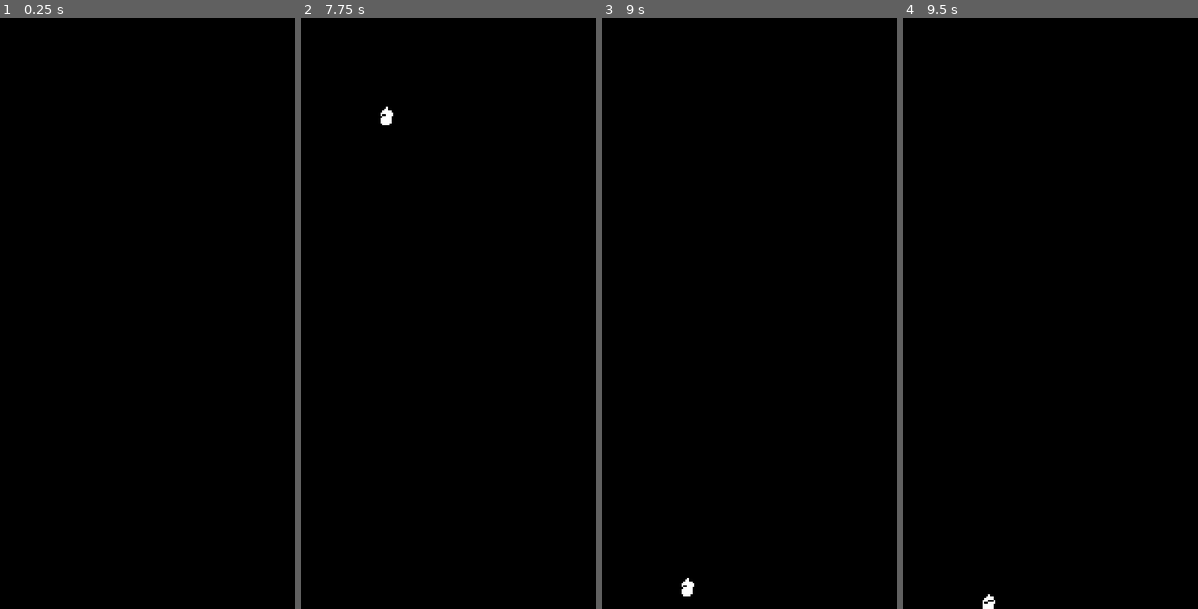
Above: before the commit, frames 1-4 (left to right).
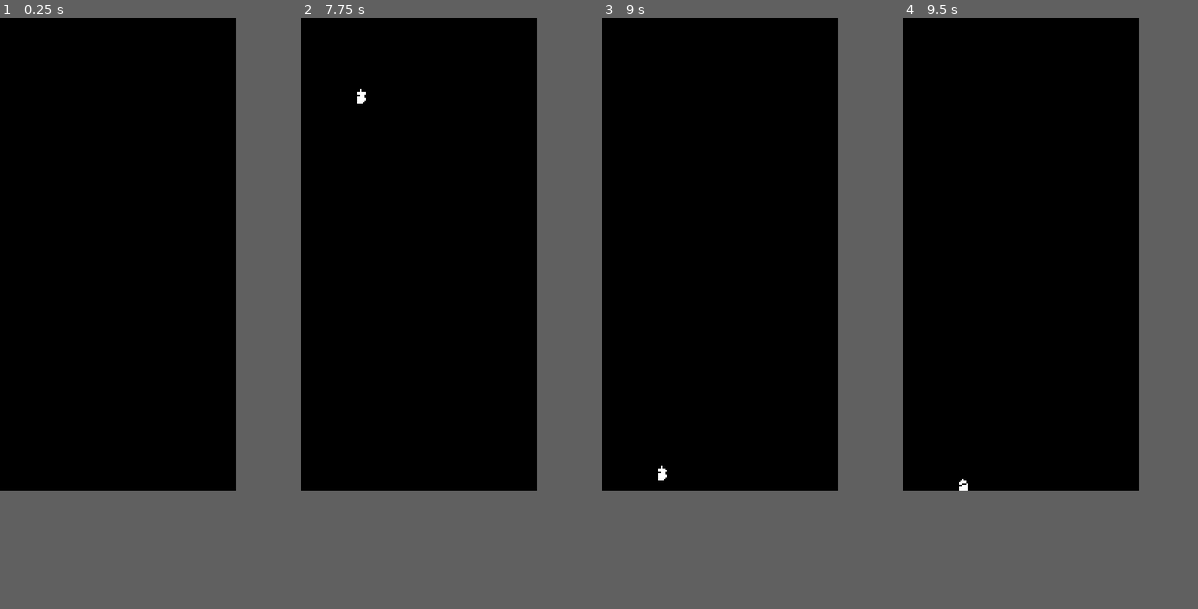
Above: after the commit, the same moments.

Repository: CSD-business/jamathon-2025
Game: Godot game, scene res://scenes/main.tscn
Same seed, same stepped clock (60 frames per second), same inputs: the game is played once before the commit and once after it.
Inputs (mouse positions are in pixels of both pictures, inside the frame that each line leads up to):
- Up to frame 1 (0.25 s): no input
- Up to frame 2 (7.75 s): tap Enter at 0.5 s; move the mouse to (513, 283) at 0.52 s; click (513, 283) at 0.67 s; tap R (reset) every 0.75 s from 1.25 to 4.25 s; move the mouse to (389, 343) at 1.27 s; click (389, 343) at 1.42 s; move the mouse to (478, 183) at 2.02 s; click (478, 183) at 2.17 s; move the mouse to (433, 431) at 2.77 s; click (433, 431) at 2.92 s; move the mouse to (537, 402) at 3.52 s; click (537, 402) at 3.67 s; move the mouse to (360, 224) at 4.27 s; click (360, 224) at 4.42 s; move the mouse to (463, 313) at 5.02 s; click (463, 313) at 5.17 s; move the mouse to (404, 165) at 5.77 s; click (404, 165) at 5.92 s; move the mouse to (513, 283) at 6.52 s; click (513, 283) at 6.67 s; move the mouse to (389, 343) at 7.27 s; click (389, 343) at 7.42 s
- Up to frame 3 (9 s): move the mouse to (779, 183) at 8.02 s; click (779, 183) at 8.17 s; move the mouse to (734, 431) at 8.77 s; click (734, 431) at 8.92 s
- Up to frame 4 (9.5 s): no input
In our replay, the window is 400x800 before the commit and 320x640 after it. These sizes can differ from the game's own. Grey fills any space a smaller window leaves; there, only what the larger window draws over its background counts as a difference.

The runs differ from the first frame. In frame 1, only the window size differs. In frame 2, 0.1% of the frame differs, in the area x 19-32%, y 12-19%; in frame 3, 0.1%; in frame 4, 0.1%.

Commit message:
fix for softlocks

Diff:
--- a/project.godot
+++ b/project.godot
@@ -21,11 +21,11 @@
 
 [display]
 
-window/size/viewport_width=480
-window/size/viewport_height=960
+window/size/viewport_width=320
+window/size/viewport_height=640
 window/stretch/mode="viewport"
 window/stretch/aspect="ignore"
-window/stretch/scale=3.0
+window/stretch/scale=2.0
 window/stretch/scale_mode="integer"
 window/handheld/orientation=1
 
--- a/scenes/main.tscn
+++ b/scenes/main.tscn
@@ -48,7 +48,7 @@
 rotation = 0.0523599
 
 [node name="CollisionShape2D" type="CollisionShape2D" parent="Slides"]
-position = Vector2(-6.67434, -172.44)
+position = Vector2(1.98318, -172.34)
 shape = SubResource("RectangleShape2D_31bj3")
 
 [node name="Slides2" type="StaticBody2D" parent="."]
@@ -75,7 +75,8 @@
 curve = SubResource("Curve2D_hmvmo")
 
 [node name="PathFollow2D" type="PathFollow2D" parent="AcornSpawner"]
-position = Vector2(2.08165e-12, 2.08165e-12)
+position = Vector2(0.294559, 2.08165e-12)
+progress = 0.5
 script = ExtResource("5_sbi76")
 
 [node name="Timer" type="Timer" parent="AcornSpawner"]
--- a/scripts/AcornSpawner.gd
+++ b/scripts/AcornSpawner.gd
@@ -3,9 +3,11 @@
 func _init():
 	pass
 func _process(delta):
-	progress_ratio+= .05
+	if GlobalVar.tutorial == false:
+		progress_ratio+= .05
 	if randi_range(1,1000) < GlobalVar.acorn_chance and GlobalVar.trees < GlobalVar.max_trees and GlobalVar.tutorial == false:
 		spawn_acorn()
+
 func spawn_acorn():
 	var new_acorn = acorn.instantiate()
 	new_acorn.position = self.global_position
--- a/scripts/GlobalVar.gd
+++ b/scripts/GlobalVar.gd
@@ -5,7 +5,7 @@
 var acorn_chance = 2
 var damage = 1
 var trees = 0
-var max_trees = 3
+var max_trees = 5
 var tutorial = true
 var money = 0
 
--- a/scripts/leaf_rb.gd
+++ b/scripts/leaf_rb.gd
@@ -64,13 +64,14 @@
 
 
 func _on_decay_timer_timeout():
-	for i in range(randi_range(20,25)):
-		var new_plant = decaypiece.instantiate()
-		add_child(new_plant)
-		$decaysound.play()
-		$decaysound.volume_db-=.5
-		modulate = Color(1,1,1,fadevalue)
-		fadevalue -= .05
-		await get_tree().create_timer(.1).timeout
-		GlobalVar.money += .01
-	queue_free()
+	if GlobalVar.tutorial == false:
+		for i in range(randi_range(20,25)):
+			var new_plant = decaypiece.instantiate()
+			add_child(new_plant)
+			$decaysound.play()
+			$decaysound.volume_db-=.5
+			modulate = Color(1,1,1,fadevalue)
+			fadevalue -= .05
+			await get_tree().create_timer(.1).timeout
+			GlobalVar.money += .01
+		queue_free()
Not shown, changed: export_presets.cfg
